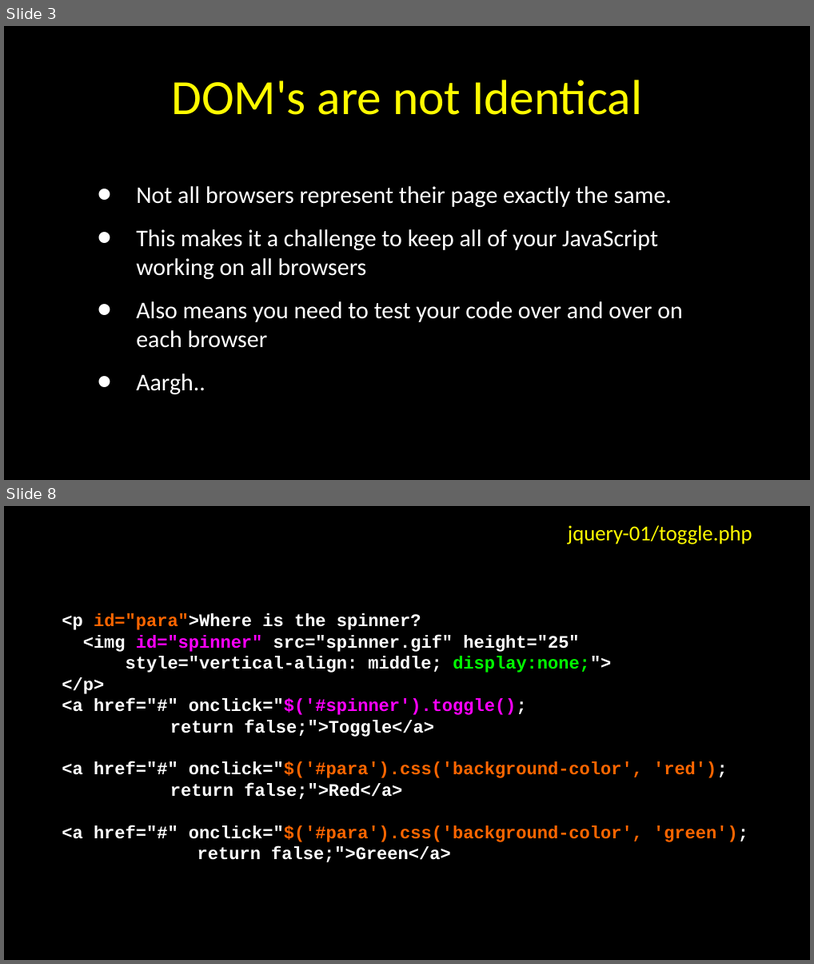
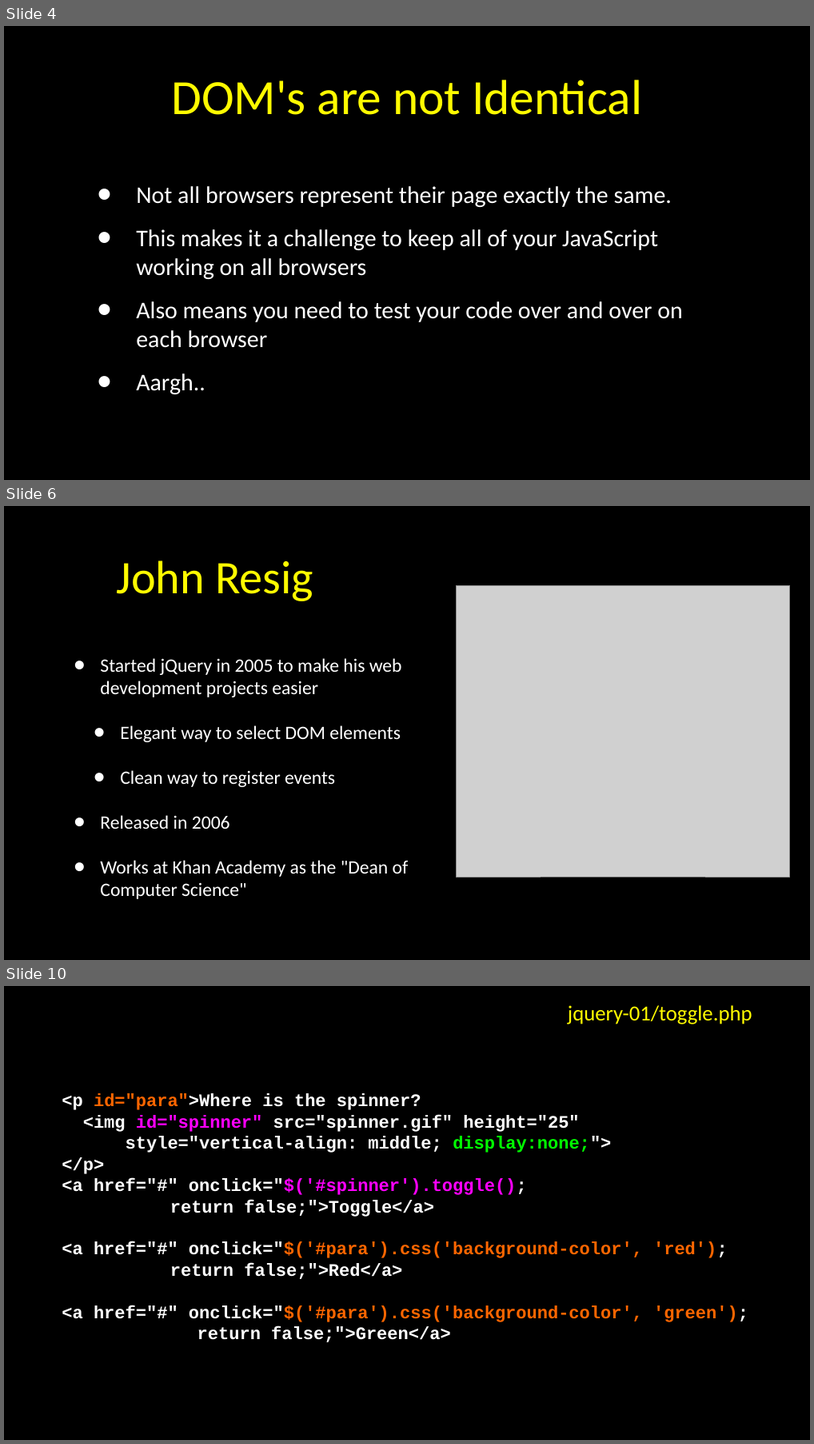
Before and after one commit to csev/wa4e, a slide deck: lectures/PHP-14-JQuery-JSON.ppt. Shown one above the other, each under a label of ours: slides 3 and 8 before the commit, slides 4, 6 and 10 after it; the slides between them are not shown. The pictures are 814x964 and 814x1444 pixels, drawn with LibreOffice and Linux fonts; fonts in the diff are those of the drawing; grey boxes stand for pictures. Boxes give left, top, right and bottom in pixels: in the first picture for what was removed or moved away, otherwise in the second. Text is boxed around its words. In the diff, an @@ line names an element or a change of style, - is before the commit and + after.

```diff
--- a/lectures/PHP-14-JQuery-JSON.ppt
+++ b/lectures/PHP-14-JQuery-JSON.ppt
@@ slide 6 added at bbox=[4, 506, 810, 960], background #000000 @@
@@ title added at bbox=[117, 560, 314, 601], 74 pt, text #FFFB00 @@
+John Resig
@@ picture added at bbox=[456, 585, 790, 876] @@
@@ text added at bbox=[100, 658, 409, 899], 30 pt, text #FFFFFF @@
+• Started jQuery in 2005 to make his web development projects easier
+  • Elegant way to select DOM elements
+  • Clean way to register events
+• Released in 2006
+• Works at Khan Academy as the "Dean of Computer Science"
@@ what was slide 3 is now slide 4 @@
@@ what was slide 8 is now slide 10 @@
```
Also in this commit, not shown: 9 slides changed, 1 other slide added, 10 other files.
